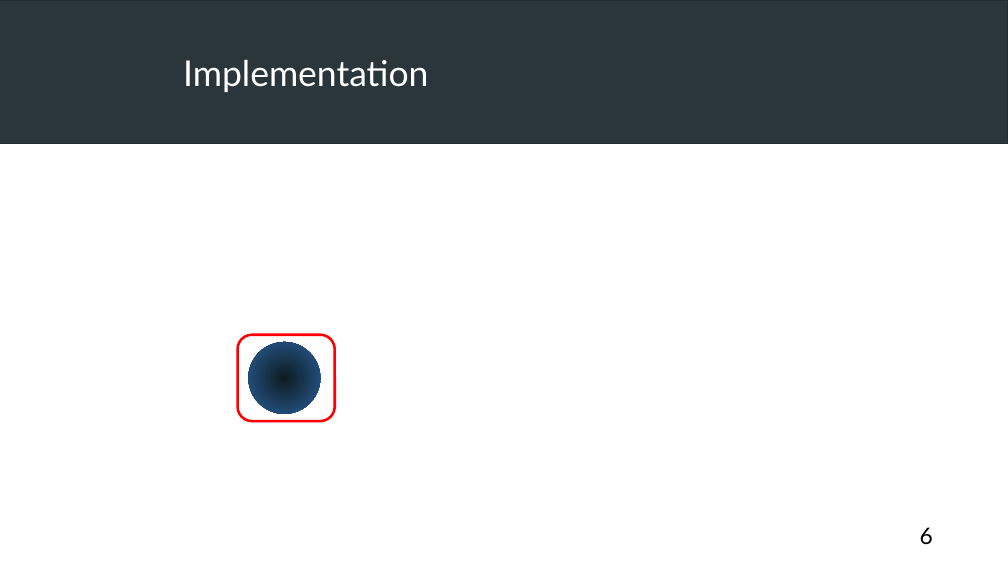
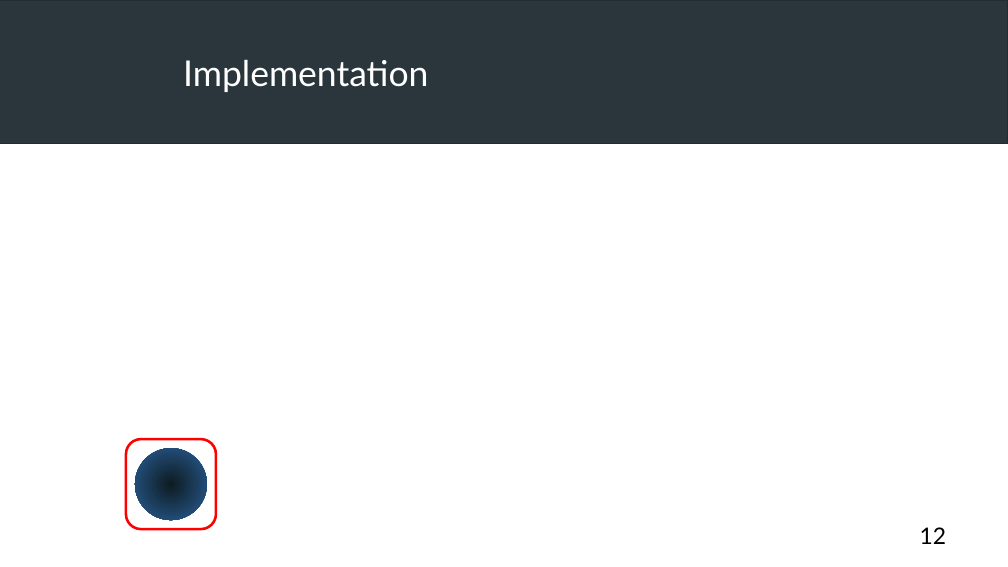
Before and after one commit to FilouPlains/PROJECT_PY_MONTE_CARLO, a slide deck: slide 12 of doc/presentation/ROUAUD_presentation.odp (slide 6 before the commit). Drawn at 1008x567 pixels with LibreOffice and Linux fonts; fonts in the diff are those of the drawing; grey boxes stand for pictures. Boxes give left, top, right and bottom in pixels: in the first picture for what was removed or moved away, otherwise in the second. Text is boxed around its words. In the diff, an @@ line names an element or a change of style, - is before the commit and + after.

```diff
--- a/doc/presentation/ROUAUD_presentation.odp
+++ b/doc/presentation/ROUAUD_presentation.odp
@@ rounded rectangle: place and size @@
-rounded rectangle at box(238, 335, 335, 421)
+rounded rectangle at box(126, 439, 216, 529)
@@ ellipse: place and size @@
-ellipse at box(249, 342, 321, 414)
+ellipse at box(135, 448, 208, 520)
@@ page number at box(920, 527, 947, 544): text changed @@
-6
+12
```
Also in this commit, not shown: 7 other slides changed, 16 slides added, 4 slides removed, 1 other file.
